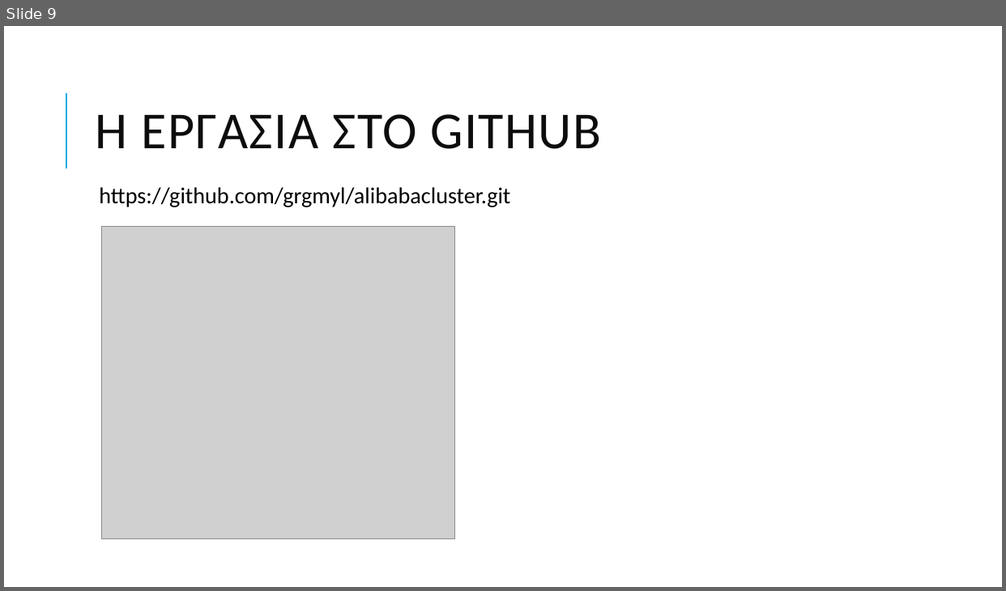
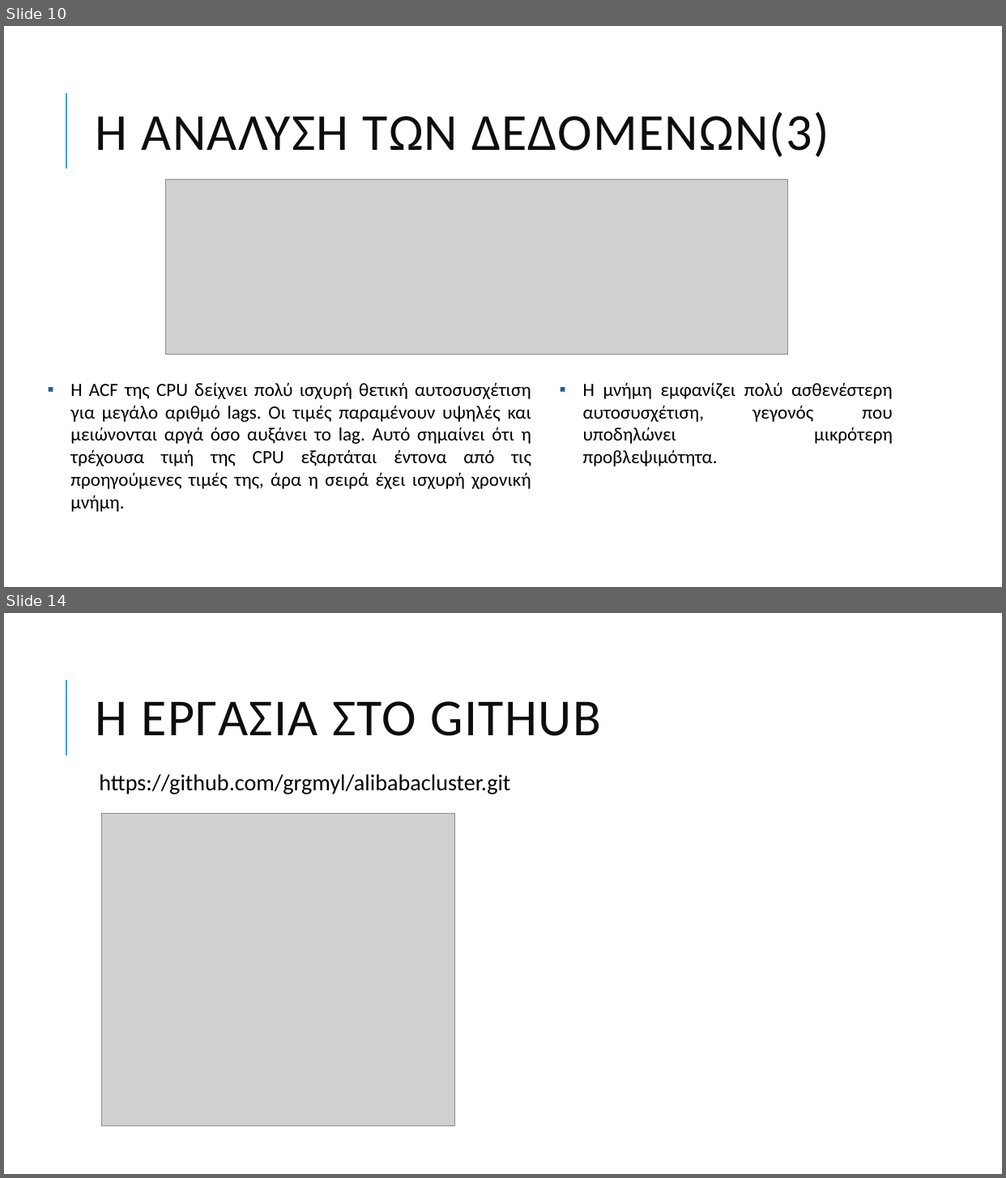
Before and after one commit to grgmyl/alibabacluster, a slide deck: parousiasidiktia.pptx. Shown one above the other, each under a label of ours: slide 9 before the commit, slides 10 and 14 after it; the slides between them are not shown. The pictures are 1006x591 and 1006x1178 pixels, drawn with LibreOffice and Linux fonts; fonts in the diff are those of the drawing; grey boxes stand for pictures. Boxes give left, top, right and bottom in pixels: in the first picture for what was removed or moved away, otherwise in the second. Text is boxed around its words. In the diff, an @@ line names an element or a change of style, - is before the commit and + after.

```diff
--- a/parousiasidiktia.pptx
+++ b/parousiasidiktia.pptx
@@ slide 10 added at (x1=4, y1=26, x2=1002, y2=587), background #FFFFFF; not listed: 1 template element that a slide beside it also shows @@
@@ title added at (x1=96, y1=112, x2=829, y2=157), 50 pt, text #0D0D0D @@
+Η ΑΝΑΛΥΣΗ ΤΩΝ ΔΕΔΟΜΕΝΩΝ(3)
@@ picture added at (x1=166, y1=179, x2=787, y2=355) @@
@@ text added at (x1=70, y1=382, x2=531, y2=512), 18 pt, text #000000 @@
+▪ Η ACF της CPU δείχνει πολύ ισχυρή θετική αυτοσυσχέτιση για μεγάλο αριθμό lags. Οι τιμές παραμένουν υψηλές και μειώνονται αργά όσο αυξάνει το lag. Αυτό σημαίνει ότι η τρέχουσα τιμή της CPU εξαρτάται έντονα από τις προηγούμενες τιμές της, άρα η σειρά έχει ισχυρή χρονική μνήμη.
@@ text added at (x1=583, y1=382, x2=893, y2=467), 18 pt, text #000000 @@
+▪ Η μνήμη εμφανίζει πολύ ασθενέστερη αυτοσυσχέτιση, γεγονός που υποδηλώνει μικρότερη προβλεψιμότητα.
@@ what was slide 9 is now slide 14 @@
```
Also in this commit, not shown: 6 slides changed, 7 other slides added, 2 slides removed.
